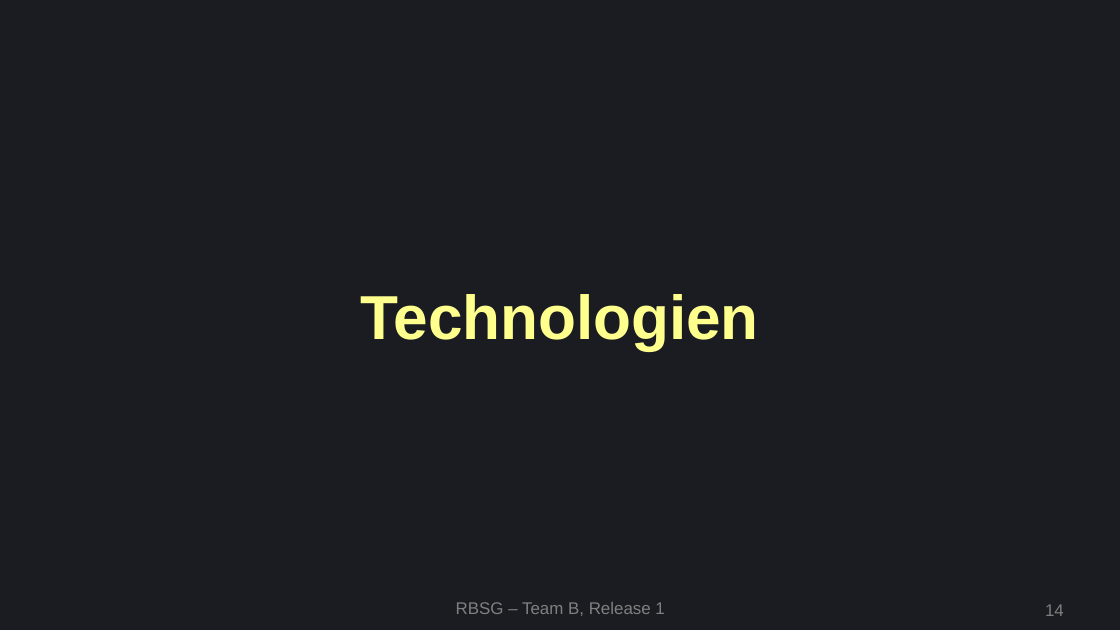
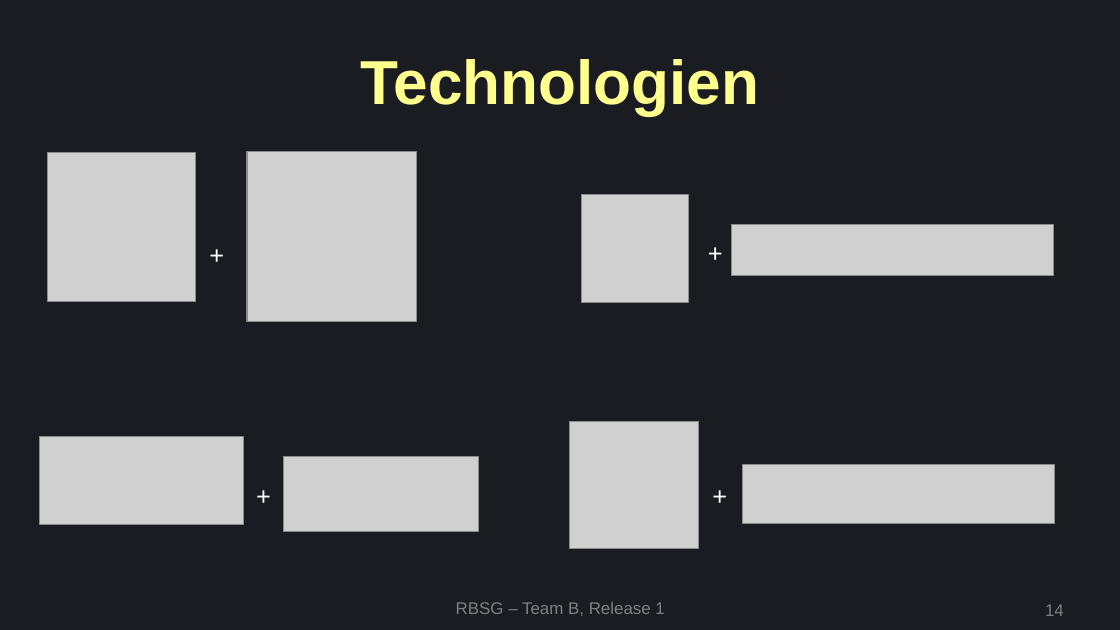
Before and after one commit to dargmuesli/rbsg, a slide deck: slide 14 of documentation/presentations/release_1/RBSG - Team B, Release 1.odp. Drawn at 1120x630 pixels with LibreOffice and Linux fonts; fonts in the diff are those of the drawing; grey boxes stand for pictures. Boxes give left, top, right and bottom in pixels: in the first picture for what was removed or moved away, otherwise in the second. Text is boxed around its words. In the diff, an @@ line names an element or a change of style, - is before the commit and + after.

```diff
--- a/documentation/presentations/release_1/RBSG - Team B, Release 1.odp
+++ b/documentation/presentations/release_1/RBSG - Team B, Release 1.odp
@@ title "Technologien": place and size @@
-title "Technologien" at (360, 294, 759, 351)
+title "Technologien" at (360, 59, 759, 115)
@@ picture added at (47, 152, 195, 301) @@
@@ picture added at (247, 151, 417, 321) @@
@@ picture added at (581, 195, 689, 303) @@
@@ text added at (199, 235, 234, 270), 18 pt, text #FFFFFF @@
++
@@ text added at (698, 232, 733, 268), 18 pt, text #FFFFFF @@
++
@@ picture added at (732, 225, 1054, 275) @@
@@ picture added at (40, 437, 243, 525) @@
@@ picture added at (570, 421, 699, 548) @@
@@ text added at (246, 476, 281, 511), 18 pt, text #FFFFFF @@
++
@@ picture added at (284, 457, 480, 532) @@
@@ text added at (702, 476, 737, 511), 18 pt, text #FFFFFF @@
++
@@ picture added at (743, 464, 1055, 523) @@
```
Also in this commit, not shown: 9 other files.
